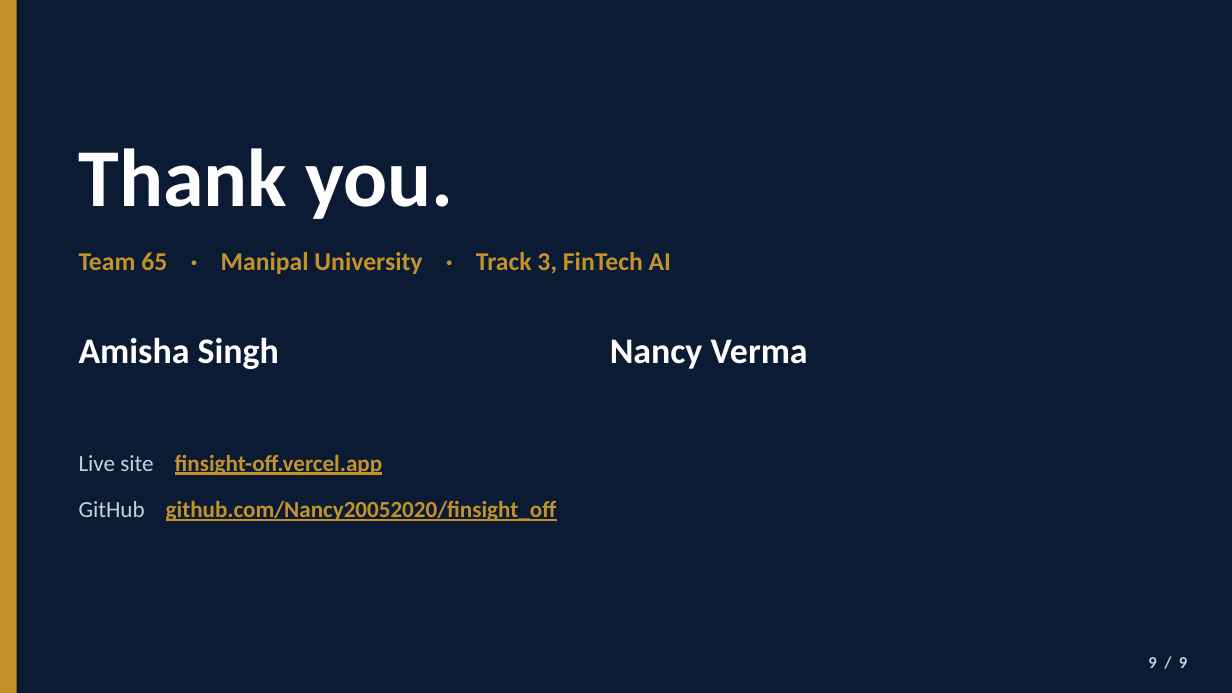
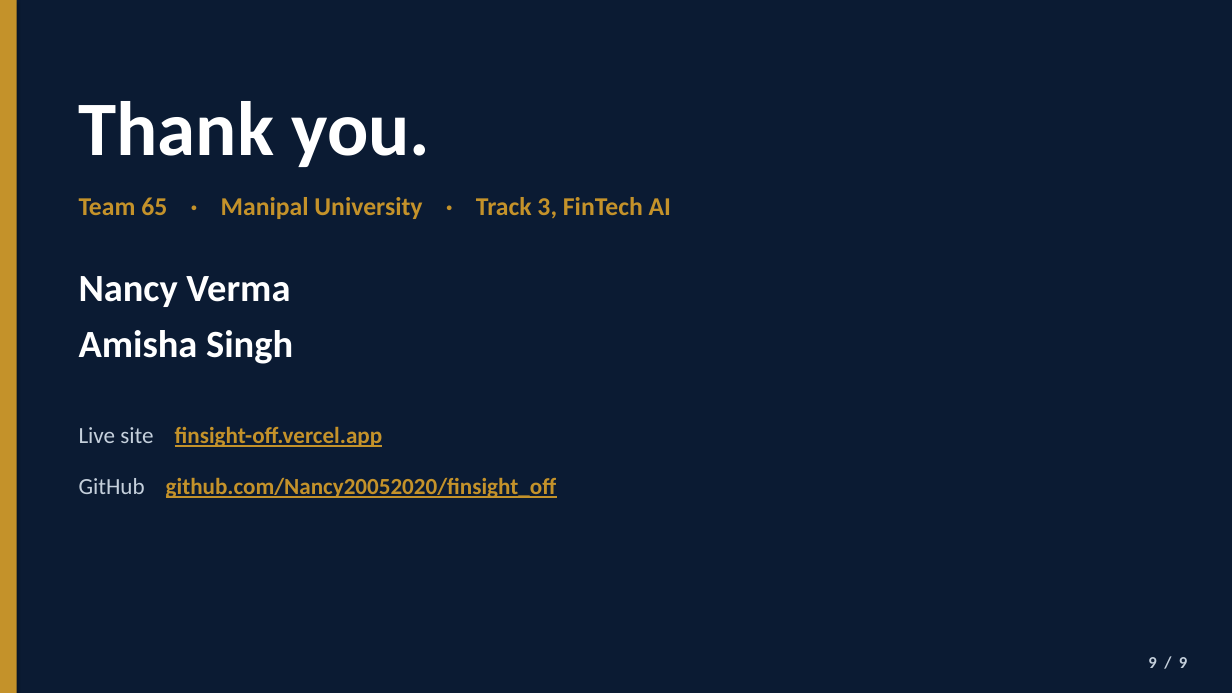
Before and after one commit to Nancy20052020/finsight_off, a slide deck: slide 9 of Team65_FinSight_Pitch.pptx. Drawn at 1232x693 pixels with LibreOffice and Linux fonts; fonts in the diff are those of the drawing. Boxes give left, top, right and bottom in pixels: in the first picture for what was removed or moved away, otherwise in the second. Text is boxed around its words. In the diff, an @@ line names an element or a change of style, - is before the commit and + after.

Commit message:
Stack the presenter names in one column.
Nancy Verma and Amisha Singh now sit one under the other on the title slide and the thank-you slide.

```diff
--- a/Team65_FinSight_Pitch.pptx
+++ b/Team65_FinSight_Pitch.pptx
@@ text "Thank you.": place and size @@
-text "Thank you." at (79,148,454,219)
+text "Thank you." at (79,101,430,167)
@@ text "Thank you." at (79,101,430,167): size 64 to 60 pt @@
@@ text "Team 65 · Manipal University ...": place and size @@
-text "Team 65 · Manipal University ..." at (79,252,671,274)
+text "Team 65 · Manipal University ..." at (79,197,671,219)
@@ text "Nancy Verma" at (79,276,290,307): size 28 to 30 pt @@
@@ text "Nancy Verma": place and size @@
-text "Nancy Verma" at (610,339,808,369)
+text "Nancy Verma" at (79,276,290,307)
@@ text "Amisha Singh": place and size @@
-text "Amisha Singh" at (79,337,279,369)
+text "Amisha Singh" at (79,330,293,364)
@@ text "Amisha Singh" at (79,330,293,364): size 28 to 30 pt @@
@@ text "Live site finsight-off.vercel.app": place and size @@
-text "Live site finsight-off.vercel.app" at (79,455,383,475)
+text "Live site finsight-off.vercel.app" at (79,427,383,447)
@@ text "GitHub github.com/Nancy20052020/finsight_off": place and size @@
-text "GitHub github.com/Nancy20052020/finsight_off" at (79,501,556,521)
+text "GitHub github.com/Nancy20052020/finsight_off" at (79,478,556,498)
```
Also in this commit, not shown: 1 other slide changed, 1 other file.
